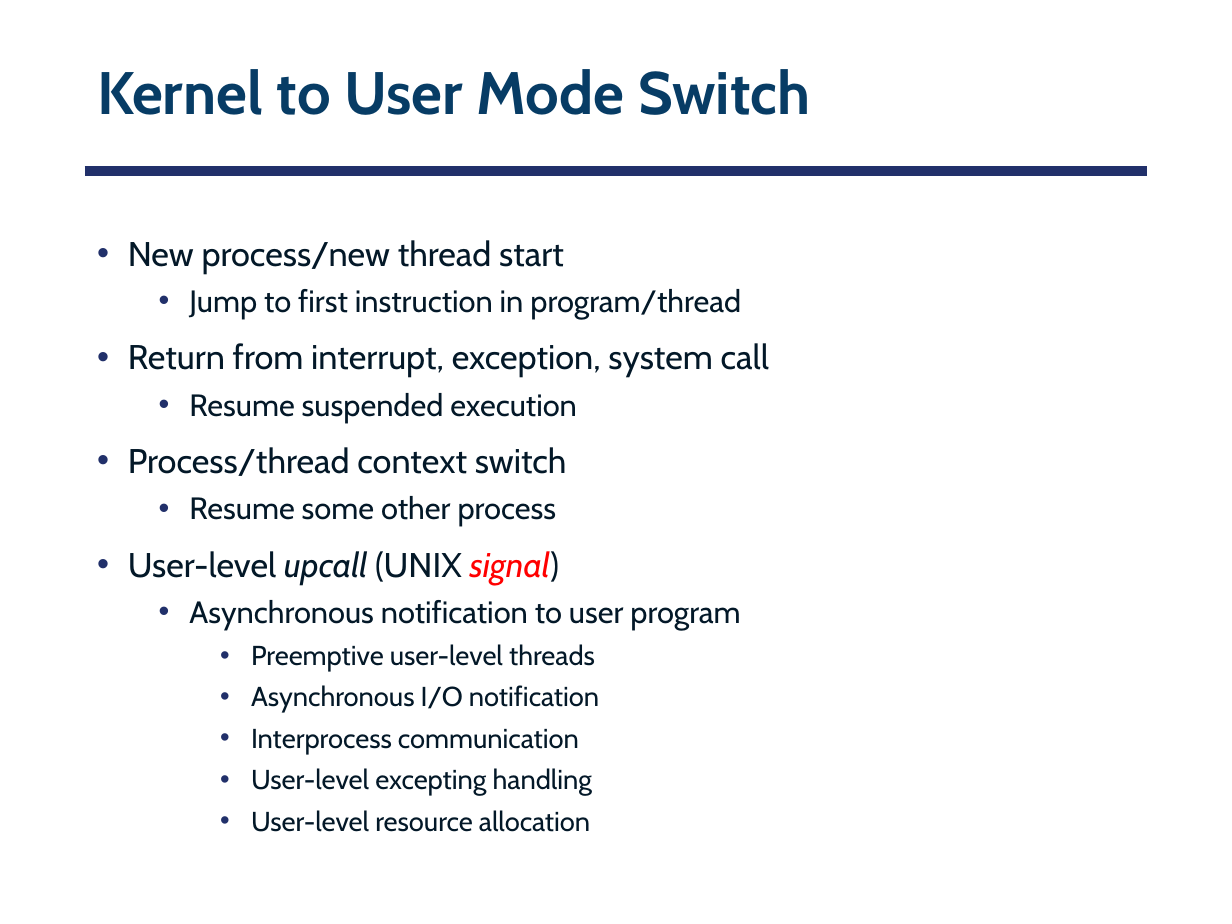
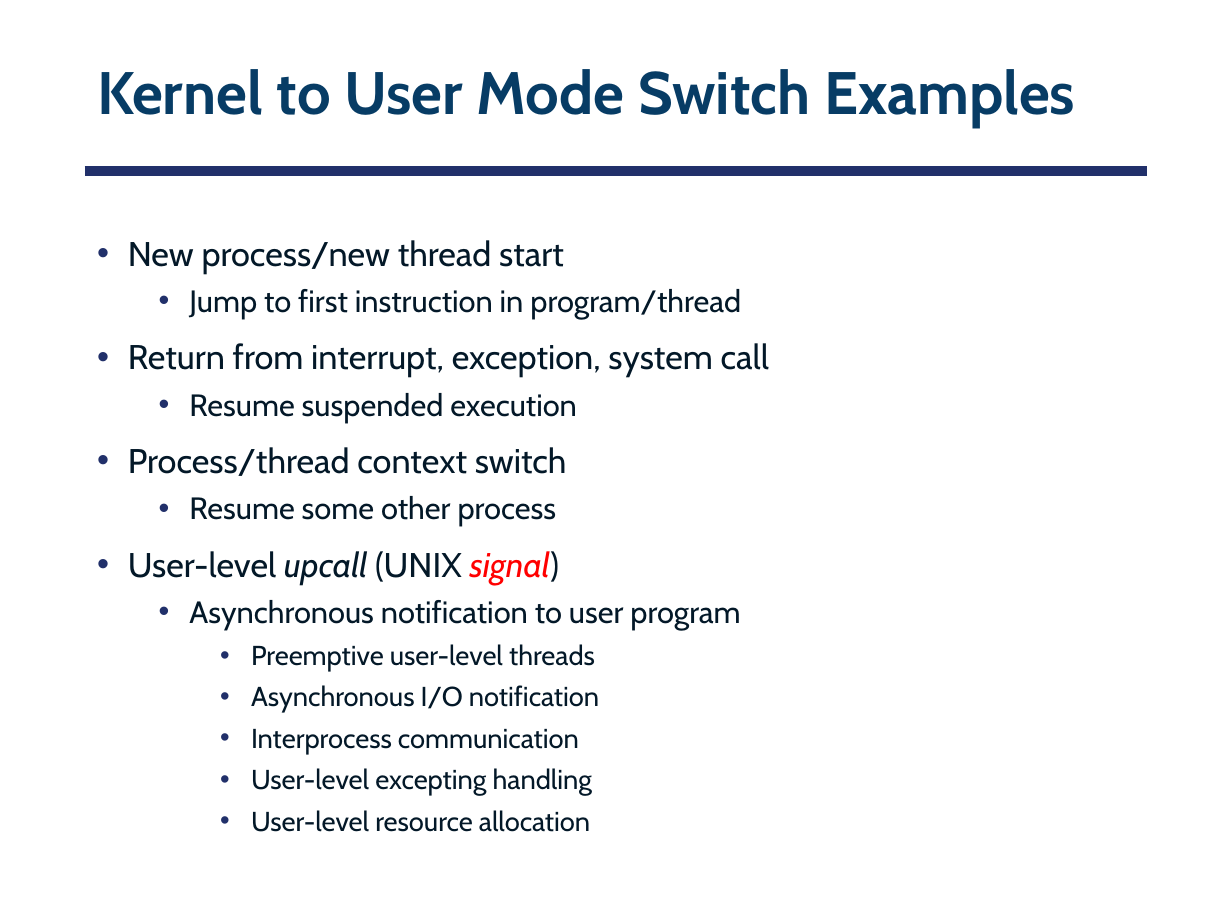
Before and after one commit to smajidzahedi/ECE350, a slide deck: slide 62 of 02-concepts.pptx. Drawn at 1232x924 pixels with LibreOffice and Linux fonts; fonts in the diff are those of the drawing. Boxes give left, top, right and bottom in pixels: in the first picture for what was removed or moved away, otherwise in the second. Text is boxed around its words. In the diff, an @@ line names an element or a change of style, - is before the commit and + after.

```diff
--- a/02-concepts.pptx
+++ b/02-concepts.pptx
@@ title at box(97, 69, 1075, 128): text changed @@
-Kernel to User Mode Switch
+Kernel to User Mode Switch Examples
```
Also in this commit, not shown: 7 other slides changed, 1 slide added, 1 slide removed, 3 other files.
